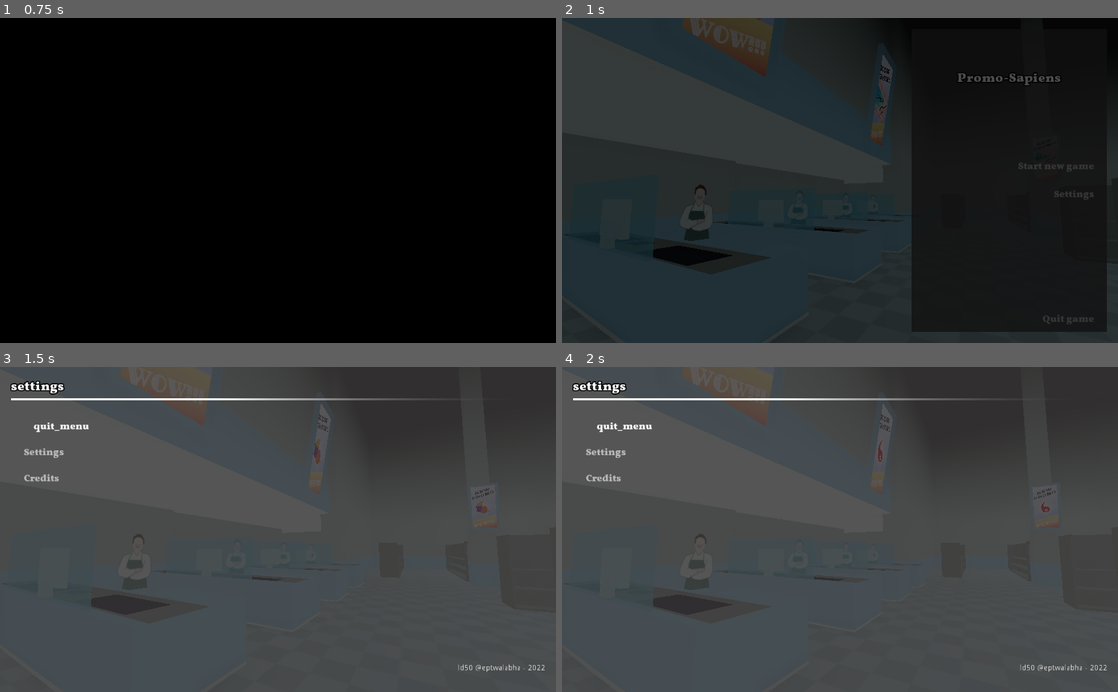
Above: before the commit, frames 1-4 (two rows, left to right).
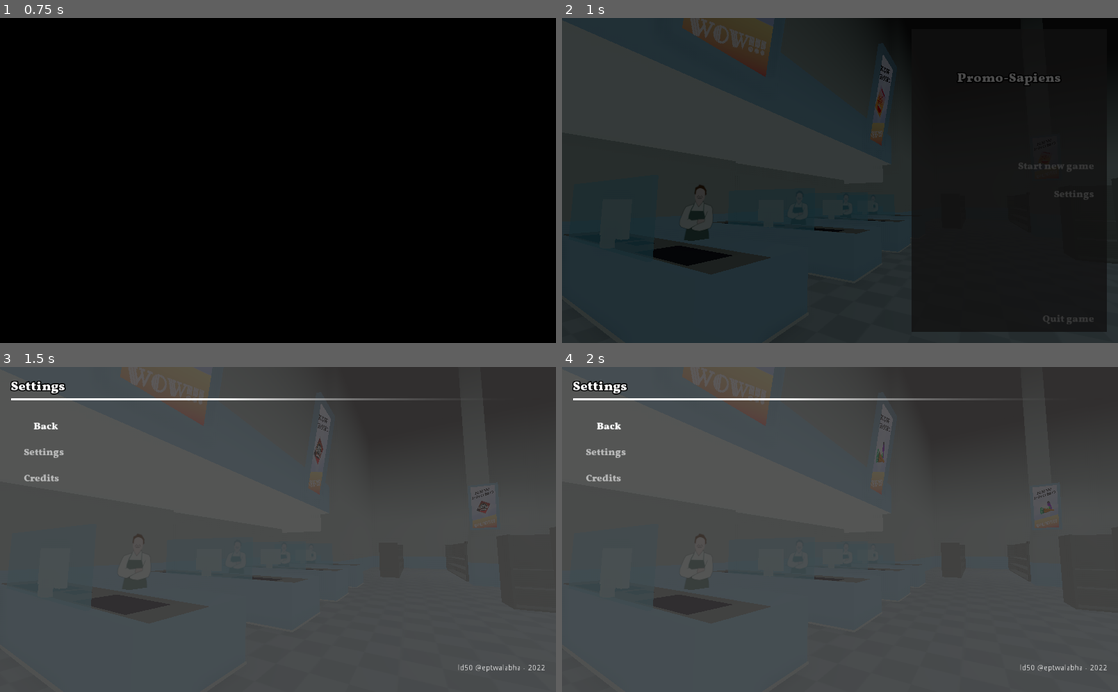
Above: after the commit, the same moments.

Repository: Eptwalabha/ld50
Game: Godot game, scene res://splash-screen/SplashScreen.tscn
Two runs of this game, one before a commit and one after it. Both use one fixed random seed, a clock stepped at 60 frames per second and the inputs below.
Inputs (mouse positions are in pixels of both pictures, inside the frame that each line leads up to):
- Up to frame 1 (0.75 s): tap Enter (ui_accept) at 0.5 s; move the mouse to (400, 164) at 0.52 s; press the mouse at (400, 164) at 0.53 s; hold D (move_right) from 0.53 s (still down)
- Up to frame 2 (1 s): keep holding D (move_right); tap Space (move_jump) at 0.77 s
- Up to frame 3 (1.5 s): release D (move_right) at 1.25 s; release the mouse at (400, 513) at 1.25 s; click "Settings" at 1.25 s
- Up to frame 4 (2 s): no input

Frame 1 is identical in both runs. In frame 2, less than 0.1% of the frame differs, in the area x 35-59%, y 0-33%; in frame 3, 0.4%, in the area x 1-89%, y 4-46%; in frame 4, 0.4%.

Commit message:
missing labels

Diff:
--- a/assets/translation/translations.csv
+++ b/assets/translation/translations.csv
@@ -138,3 +138,6 @@
 "main-menu-continue"	"Continue"	"Continuer"
 "main-menu-settings"	"Settings"	"Paramètres"
 "main-menu-quit"	"Quit game"	"Quitter le jeu"
+"game-paused"	"Pause"	"Pause"
+"title-settings"	"Settings"	"Paramètres"
+"quit-menu"	"Back"	"Retour"
--- a/scenes/Level.tscn
+++ b/scenes/Level.tscn
@@ -26,6 +26,7 @@
 
 [node name="GameMenu" parent="." instance=ExtResource( 6 )]
 pause_mode = 2
+main_title = "game-paused"
 
 [connection signal="announce_dialog_ended" from="Supermarket" to="." method="_on_Supermarket_announce_dialog_ended"]
 [connection signal="announce_dialog_started" from="Supermarket" to="." method="_on_Supermarket_announce_dialog_started"]
--- a/scenes/ad/PromoAd.tscn
+++ b/scenes/ad/PromoAd.tscn
@@ -71,7 +71,7 @@
 scale = Vector2( 0.5, 0.5 )
 frames = SubResource( 1 )
 animation = "spin"
-frame = 3
+frame = 12
 playing = true
 
 [node name="Sprite" type="Sprite" parent="."]
--- a/scenes/menu/MainMenu.tscn
+++ b/scenes/menu/MainMenu.tscn
@@ -353,7 +353,7 @@
 
 [node name="GameMenu" parent="CanvasLayer" instance=ExtResource( 1 )]
 visible = false
-main_title = "settings"
+main_title = "title-settings"
 show_btn_back = true
 show_btn_resume = false
 show_btn_quit = false
--- a/scenes/ui/menu/GameMenu.gd
+++ b/scenes/ui/menu/GameMenu.gd
@@ -126,7 +126,7 @@
 
 func _on_Selection_button_selected(button_name) -> void:
 	match button_name:
-		"quit_menu":
+		"quit-menu":
 			menu_selection.deselect_all()
 			emit_signal("resume_game_requested")
 		"resume_game":
--- a/scenes/ui/menu/GameMenu.tscn
+++ b/scenes/ui/menu/GameMenu.tscn
@@ -58,7 +58,7 @@
 margin_right = 984.0
 margin_bottom = 34.0
 custom_fonts/font = ExtResource( 6 )
-text = "game_paused"
+text = "game-paused"
 
 [node name="HSeparator" type="HSeparator" parent="MarginContainer/MainMenu"]
 margin_top = 38.0
@@ -100,7 +100,7 @@
 anchor_bottom = 0.0
 margin_right = 250.0
 margin_bottom = 48.0
-button_name = "quit_menu"
+button_name = "quit-menu"
 
 [node name="Resume" parent="MarginContainer/MainMenu/VBoxContainer/Menu/Scroll/Selection" instance=ExtResource( 5 )]
 anchor_right = 0.0
--- a/scenes/ui/menu/menus/MenuCredits.tscn
+++ b/scenes/ui/menu/menus/MenuCredits.tscn
@@ -18,6 +18,21 @@
 
 [node name="SubMenuTitle" parent="Title/Control" index="0"]
 text = "credits_panel"
+
+[node name="Control" parent="Title/Back/HBoxContainer" index="0"]
+margin_right = 39.0
+
+[node name="TextureRect" parent="Title/Back/HBoxContainer" index="1"]
+margin_left = 43.0
+margin_right = 75.0
+
+[node name="Label" parent="Title/Back/HBoxContainer" index="2"]
+margin_left = 79.0
+margin_right = 156.0
+text = "button_back"
+
+[node name="Control2" parent="Title/Back/HBoxContainer" index="3"]
+margin_left = 160.0
 
 [node name="Content" type="MarginContainer" parent="." index="2"]
 margin_top = 44.0
Not shown, changed: assets/translation/translations.xlsx
